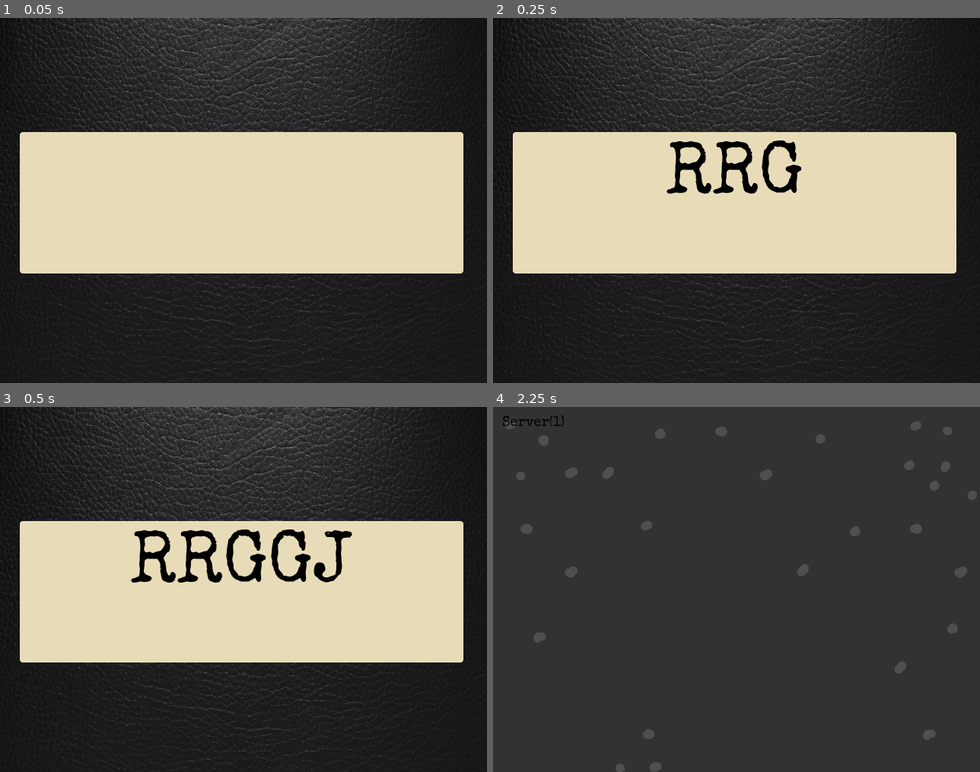
Above: before the commit, frames 1-4 (two rows, left to right).
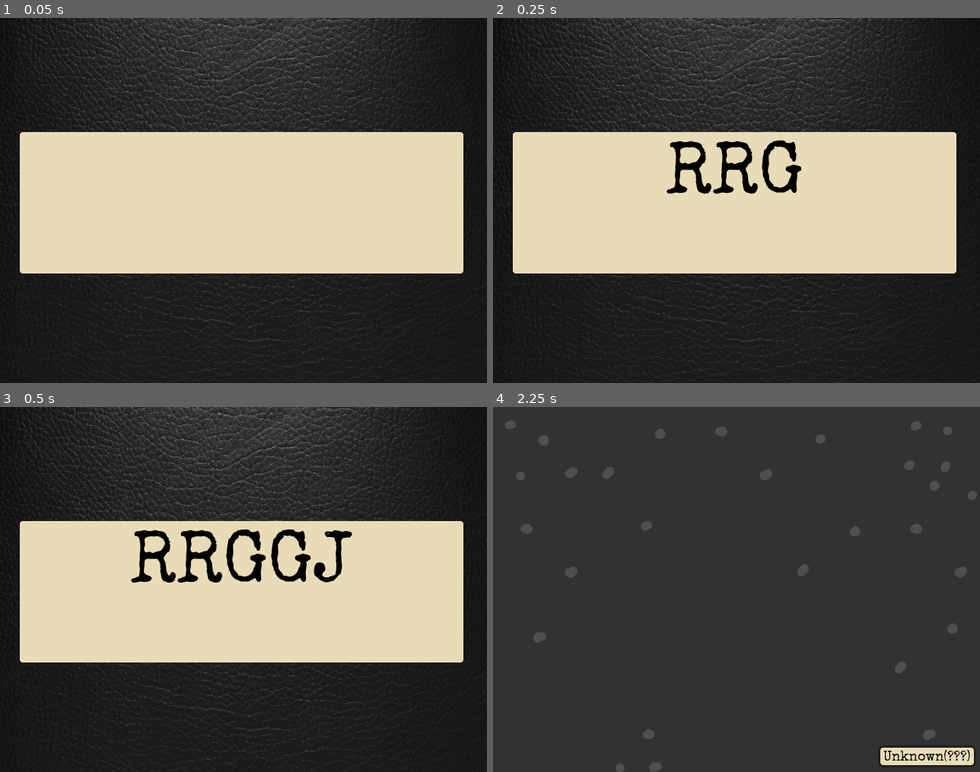
Above: after the commit, the same moments.

Repository: larsendt/rrggj2022
Game: Godot game, scene res://splash_screen.tscn
Two runs of this game, one before a commit and one after it. Both use one fixed random seed, a clock stepped at 60 frames per second and the inputs below.
Inputs (mouse positions are in pixels of both pictures, inside the frame that each line leads up to):
- Up to frame 1 (0.05 s): no input
- Up to frame 2 (0.25 s): no input
- Up to frame 3 (0.5 s): no input
- Up to frame 4 (2.25 s): move the mouse to (843, 571) at 0.52 s; hold D (move_right) 0.53-1.25 s; click (843, 571) at 0.67 s; click (829, 553) at 1.27 s; type "Alex" at 1.35 s; click "Host" at 2 s

The runs differ from the first frame. In frame 4, 1.1% of the frame differs, in the area x 2-99%, y 2-99%.
Error after the commit: Parse Error: Identifier "any_peer" not declared in the current scope. (res://game_state.gd:31)

Commit message:
fixed RPC

Diff:
--- a/game_state.gd
+++ b/game_state.gd
@@ -2,14 +2,57 @@
 
 const DEFAULT_SERVER_PORT = 7567
 
+signal player_joined(id)
+signal player_left(id)
+signal connected_to_server()
+signal disconnected_from_server()
+
+var player_names_by_id = {}
+var player_ids_by_name = {}
+
 func start_server():
     var peer = ENetMultiplayerPeer.new()
-    multiplayer.peer_connected.connect(self._peer_connected)
+    multiplayer.peer_connected.connect(self._player_joined)
+    multiplayer.peer_disconnected.connect(self._player_left)
     peer.create_server(DEFAULT_SERVER_PORT)
     multiplayer.multiplayer_peer = peer
 
 func join_server(ip_addr, port):
     var peer = ENetMultiplayerPeer.new()
-    multiplayer.connected_to_server.connect(self._connected_to_server)
+    multiplayer.connected_to_server.connect(func(): emit_signal("connected_to_server"))
+    multiplayer.server_disconnected.connect(func(): emit_signal("disconnected_from_server"))
     peer.create_client(ip_addr, port)
     multiplayer.multiplayer_peer = peer
+
+func msg(_m):
+    #rpc("rpc_broadcast_message", m)
+    pass
+
+@rpc(any_peer, call_local, reliable, 1)
+func rpc_broadcast_message(m):
+    print("[local: %d] [caller: %d]: %s" % [multiplayer.get_unique_id(), multiplayer.get_remote_sender_id(), m])
+
+@rpc(any_peer, call_local, reliable)
+func rpc_update_player_name(player_name):
+    print("%d update name - %s" % [multiplayer.get_unique_id(), player_name])
+    var previous_name = player_names_by_id.get(multiplayer.get_remote_sender_id())
+    if previous_name != null and player_name == previous_name:
+        if player_ids_by_name[previous_name] != multiplayer.get_remote_sender_id():
+            msg("Name %s is already owned by player %d" % [player_name, player_ids_by_name[previous_name]])
+
+    player_names_by_id[multiplayer.get_remote_sender_id()] = player_name
+    player_ids_by_name[player_name] = multiplayer.get_remote_sender_id()
+    player_ids_by_name.erase(previous_name)
+    msg("Player %d is now named %s" % [multiplayer.get_remote_sender_id(), player_name])
+
+func _player_joined(id):
+    var player_name = "Player %d" % id
+    player_ids_by_name[name] = id
+    player_names_by_id[id] = player_name
+    emit_signal("player_joined", id)
+
+func _player_left(id):
+    var player_name = player_names_by_id[id]
+    player_names_by_id.erase(id)
+    player_ids_by_name.erase(player_name)
+    emit_signal("player_left", id)
--- a/test_scene.gd
+++ b/test_scene.gd
@@ -8,39 +8,33 @@
 func _ready():
     $PlayerSpawner.spawned.connect(self._on_spawn)
 
-    var peer = ENetMultiplayerPeer.new()
     if LocalData.is_server:
-        multiplayer.peer_connected.connect(self._peer_connected)
-        peer.create_server(SERVER_PORT)
-        multiplayer.multiplayer_peer = peer
+        GameState.start_server()
+        GameState.player_joined.connect(self._player_joined)
+        GameState.player_left.connect(self._player_left)
         multiplayer_info.text = "Server(%d)" % multiplayer.get_unique_id()
     else:
-        multiplayer.connected_to_server.connect(self._connected_to_server)
-        peer.create_client("localhost", SERVER_PORT)
-        multiplayer.multiplayer_peer = peer
+        GameState.join_server(LocalData.client_address, LocalData.client_port)
+        GameState.connected_to_server.connect(self._connected_to_server)
         multiplayer_info.text = "Client(%d)" % multiplayer.get_unique_id()
 
 func create_player(id):
     var player = Player.instantiate()
     player.player_name = "Player %d" % id
     player.name = str(id)
-    # player.set_multiplayer_authority(id)
     $Players.add_child(player)
 
-func destroy_player(id):
+func _player_left(id):
     $Players.get_node(str(id)).queue_free()
 
-func _peer_connected(id):
-    p("Peer connected: %d" % id)
+func _player_joined(id):
+    GameState.msg("Peer connected: %d" % id)
     create_player(id)
 
 func _on_spawn(node):
-    p("Spawned %s" % node)
+    GameState.msg("Spawned %s" % node)
 
 func _connected_to_server():
-    p("Connected to the server")
+    GameState.msg("Connected to the server")
     LocalData.connected = true
-    # create_player(multiplayer.get_unique_id())
-
-func p(msg):
-    print("%d - %s" % [multiplayer.get_unique_id(), msg])
+    GameState.rpc("rpc_update_player_name", LocalData.player_name)
--- a/test_scene.tscn
+++ b/test_scene.tscn
@@ -46,15 +46,35 @@
 [node name="CanvasLayer" type="CanvasLayer" parent="."]
 
 [node name="MarginContainer" type="MarginContainer" parent="CanvasLayer"]
-offset_right = 40.0
-offset_bottom = 40.0
+anchors_preset = 3
+anchor_left = 1.0
+anchor_top = 1.0
+anchor_right = 1.0
+anchor_bottom = 1.0
+offset_left = -123.0
+offset_top = -40.0
+grow_horizontal = 0
+grow_vertical = 0
+size_flags_horizontal = 4
+size_flags_vertical = 4
 theme = ExtResource("3_uu416")
 
-[node name="MultiplayerInfo" type="Label" parent="CanvasLayer/MarginContainer"]
+[node name="PanelContainer" type="PanelContainer" parent="CanvasLayer/MarginContainer"]
 offset_left = 8.0
 offset_top = 8.0
-offset_right = 42.0
+offset_right = 131.0
 offset_bottom = 34.0
+size_flags_horizontal = 4
+size_flags_vertical = 4
+theme = ExtResource("3_uu416")
+
+[node name="HBoxContainer" type="HBoxContainer" parent="CanvasLayer/MarginContainer/PanelContainer"]
+offset_right = 123.0
+offset_bottom = 26.0
+
+[node name="MultiplayerInfo" type="Label" parent="CanvasLayer/MarginContainer/PanelContainer/HBoxContainer"]
+offset_right = 123.0
+offset_bottom = 26.0
 theme = ExtResource("3_uu416")
 theme_override_font_sizes/font_size = 18
-text = "???"
+text = "Unknown(???)"
--- a/theme/main_theme.tres
+++ b/theme/main_theme.tres
@@ -45,7 +45,7 @@
 corner_radius_top_right = 4
 corner_radius_bottom_right = 4
 corner_radius_bottom_left = 4
-shadow_size = 16
+shadow_size = 4
 
 [resource]
 Button/colors/font_color = Color(0, 0, 0, 1)
Not shown: 5 places in player.tscn that only renumber resources
Not shown: 2 places in test_scene.tscn that only renumber resources
